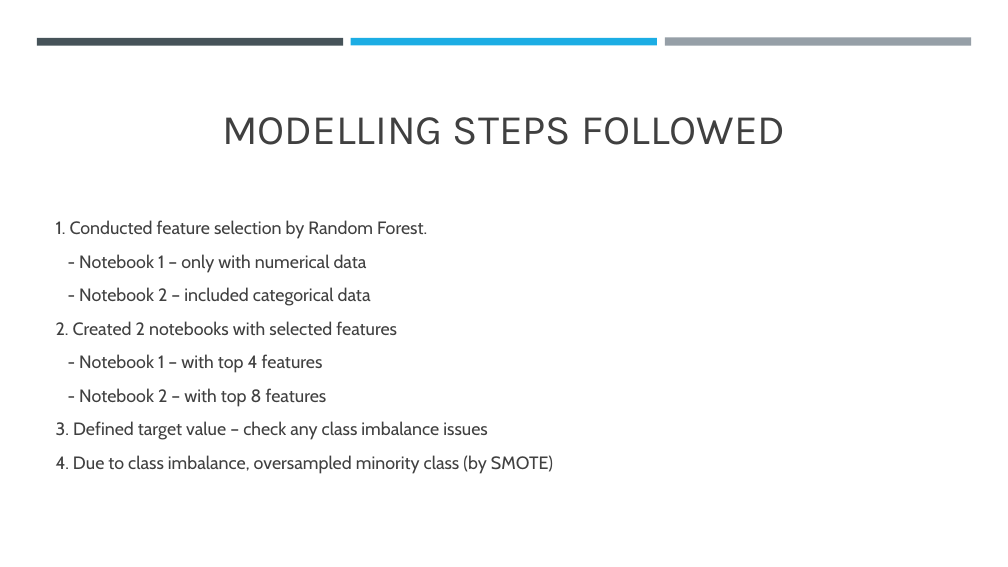
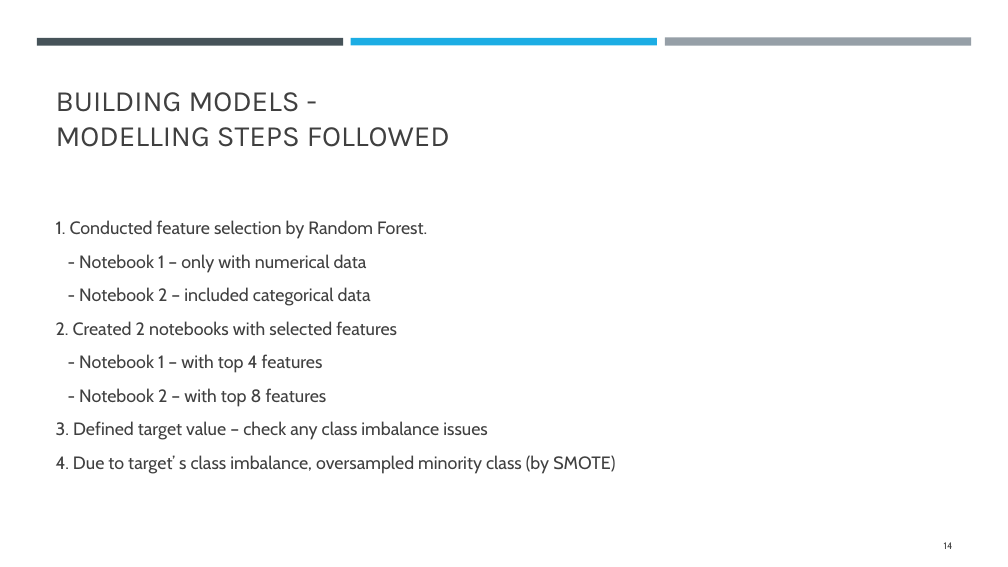
Before and after one commit to IsabelleUslu/InstituteOfDataLabs, a slide deck: slide 14 of IOD Projects/MP2New/New - Predicting Employee Attrition.pptx. Drawn at 1008x567 pixels with LibreOffice and Linux fonts; fonts in the diff are those of the drawing. Boxes give left, top, right and bottom in pixels: in the first picture for what was removed or moved away, otherwise in the second. Text is boxed around its words. In the diff, an @@ line names an element or a change of style, - is before the commit and + after.

```diff
--- a/IOD Projects/MP2New/New - Predicting Employee Attrition.pptx
+++ b/IOD Projects/MP2New/New - Predicting Employee Attrition.pptx
@@ title at (56, 92, 450, 147): text changed; size 40 to 28 pt @@
-MODELLING STEPS FOLLOWED
+BUILDING MODELS -
+MODELLING STEPS FOLLOWED
@@ text at (56, 455, 615, 474): text changed @@
-4. Due to class imbalance, oversampled minority class (by SMOTE)
+4. Due to target’ s class imbalance, oversampled minority class (by SMOTE)
@@ page number added at (944, 542, 953, 549), 9 pt, text #404040 @@
+14
```
Also in this commit, not shown: 17 other slides changed, 1 slide added, 2 other files.
